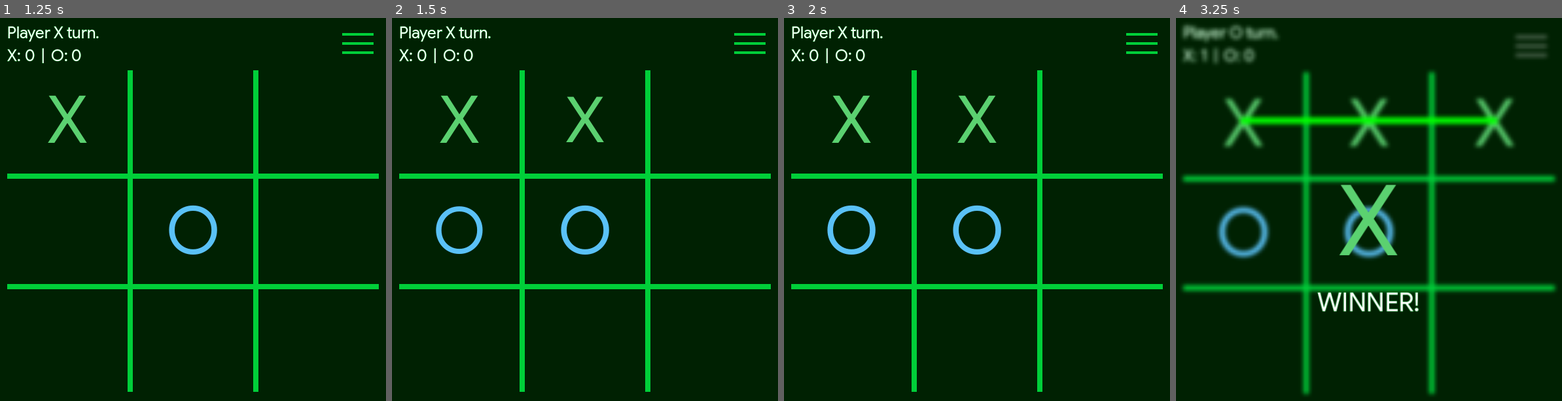
Above: before the commit, frames 1-4 (left to right).
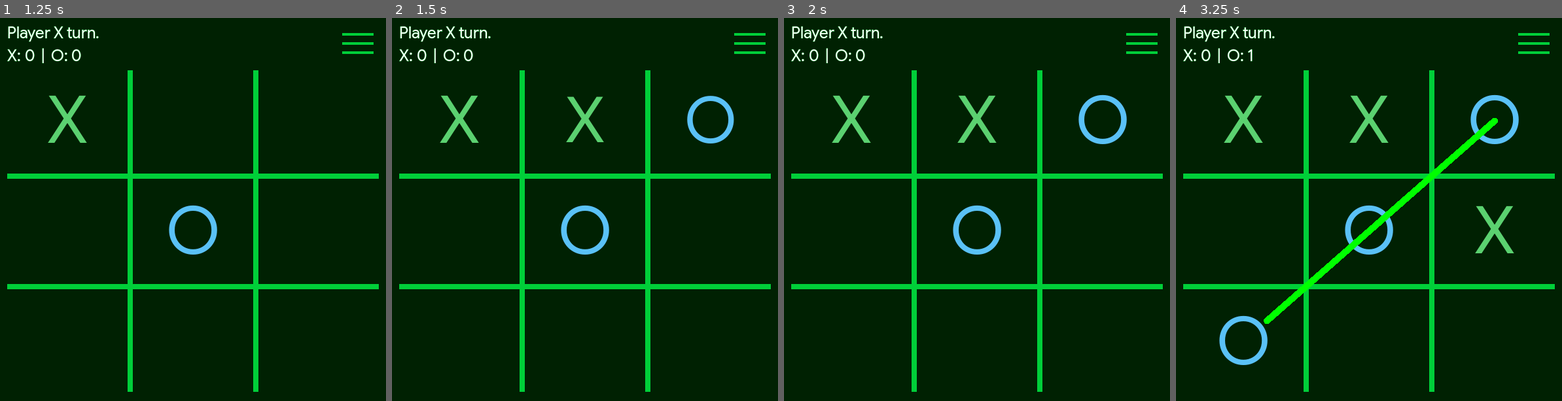
Above: after the commit, the same moments.

Repository: kevincabanilla/tic-tac-toe
Game: Godot game, scene res://scenes/main/main.tscn
Two runs of this game, one before a commit and one after it. Both use one fixed random seed, a clock stepped at 60 frames per second and the inputs below.
Inputs (mouse positions are in pixels of both pictures, inside the frame that each line leads up to):
- Up to frame 1 (1.25 s): click (65, 121) at 0.5 s
- Up to frame 2 (1.5 s): click (585, 121) at 1.25 s
- Up to frame 3 (2 s): no input
- Up to frame 4 (3.25 s): click (1496, 121) at 2.02 s; click (1496, 232) at 2.75 s

Frame 1 is identical in both runs. In frame 2, 1.0% of the frame differs, in the area x 11-89%, y 20-62%; in frame 3, 1.1%; in frame 4, 21%, in the area x 1-99%, y 1-99%.

Commit message:
add medium difficulty for ai

Diff:
--- a/scripts/game_ai.gd
+++ b/scripts/game_ai.gd
@@ -3,7 +3,7 @@
 var difficulty := Enums.Difficulty.Easy
 
 func make_move(board: Array) -> Dictionary:
-	return _easy_move(board)
+	return _medium_move(board)
 
 
 func _easy_move(board: Array) -> Dictionary:
@@ -20,3 +20,62 @@
 		return choice
 	else:
 		return {}
+
+
+func _medium_move(board: Array) -> Dictionary:
+	# Rules:
+	# 1. Win if possible
+	# 2. Block player from winning
+	# 3. Pick center
+	# 4. Pick random
+	var new_board: Array[Enums.Player] = []
+
+	for row in range(board.size()):
+		for col in range(board[row].size()):
+			new_board.append(board[row][col])
+
+	var move := find_winning_move(new_board, Enums.Player.O)
+
+	if move != -1:
+		return { "row": move / 3, "col": move % 3 }
+
+	move = find_winning_move(new_board, Enums.Player.X)
+	if move != -1:
+		return { "row": move / 3, "col": move % 3 }
+
+	if new_board[4] == 0 && randf() > .6:
+		return { "row": 1, "col": 1 }
+
+	return _easy_move(board)
+
+
+func _hard_move(board: Array) -> Dictionary:
+	return {}
+
+
+func find_winning_move(board: Array, player: Enums.Player) -> int:
+	var win_combinations = [
+		[0,1,2], # top row
+		[3,4,5], # middle row
+		[6,7,8], # bottom row
+		[0,3,6], # left column
+		[1,4,7], # middle column
+		[2,5,8], # right column
+		[0,4,8], # diagonal
+		[2,4,6]  # diagonal
+	]
+	for combo in win_combinations:
+		var a = combo[0]
+		var b = combo[1]
+		var c = combo[2]
+
+		var values := [board[a], board[b], board[c]] # Ex. value: []
+
+		if values.count(player) == 2 and values.count(0) == 1:
+			if board[a] == 0:
+				return a
+			elif board[b] == 0:
+				return b
+			else:
+				return c
+	return -1
